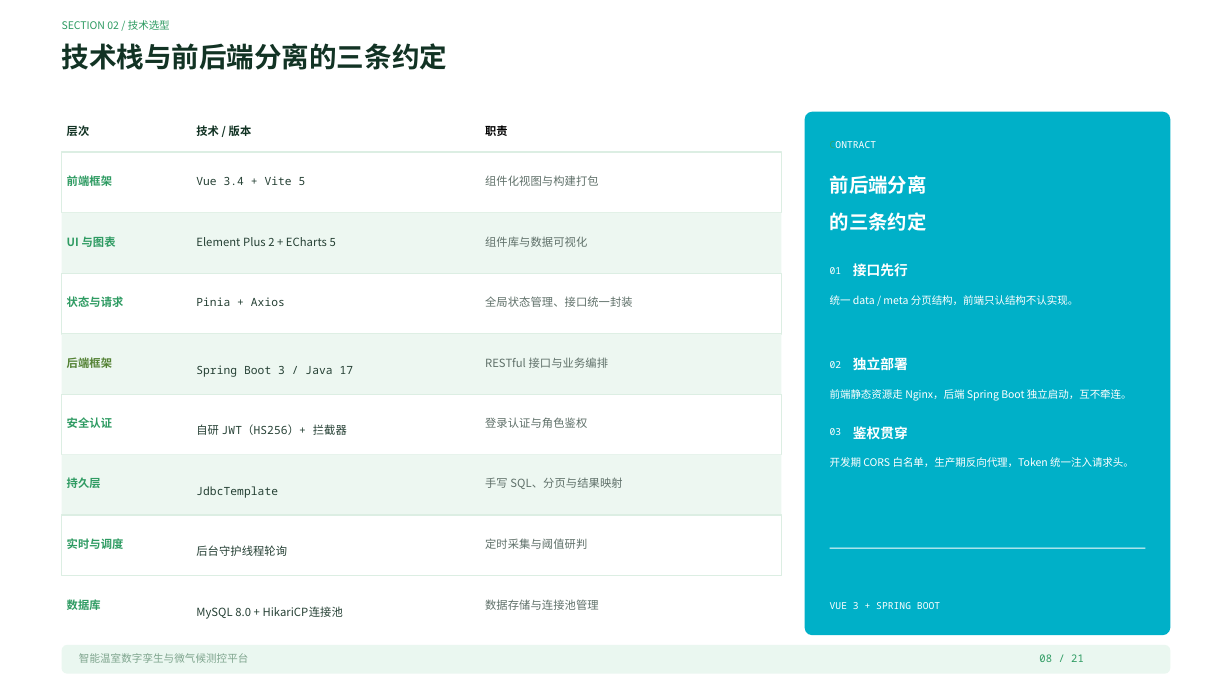
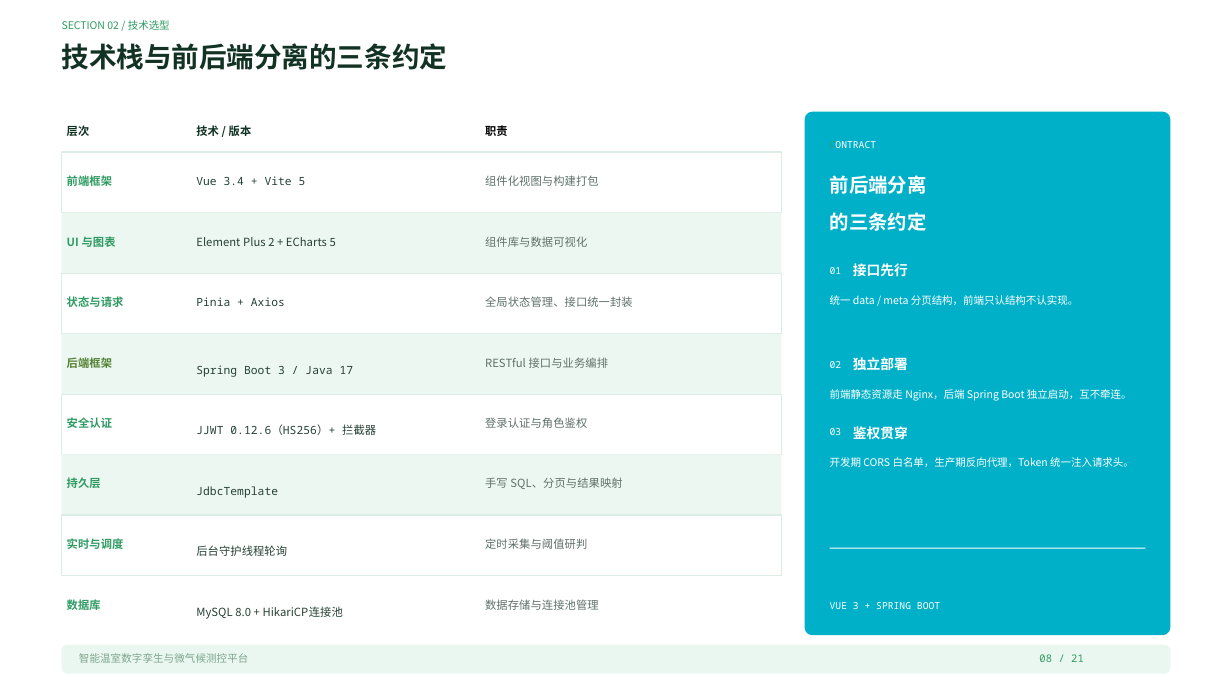
Before and after one commit to ysx3752-design/-java-vue3-, a slide deck: slide 8 of 智能温室数字孪生与微气候测控平台.pptx. Drawn at 1232x693 pixels with LibreOffice and Linux fonts; fonts in the diff are those of the drawing; background and template pictures are left out. Boxes give left, top, right and bottom in pixels: in the first picture for what was removed or moved away, otherwise in the second. Text is boxed around its words. In the diff, an @@ line names an element or a change of style, - is before the commit and + after.

```diff
--- a/智能温室数字孪生与微气候测控平台.pptx
+++ b/智能温室数字孪生与微气候测控平台.pptx
@@ text at (196,424,376,435): text changed @@
-自研 JWT（HS256）+ 拦截器
+JJWT 0.12.6（HS256）+ 拦截器
```
Also in this commit, not shown: 2 other slides changed, 30 other files.
